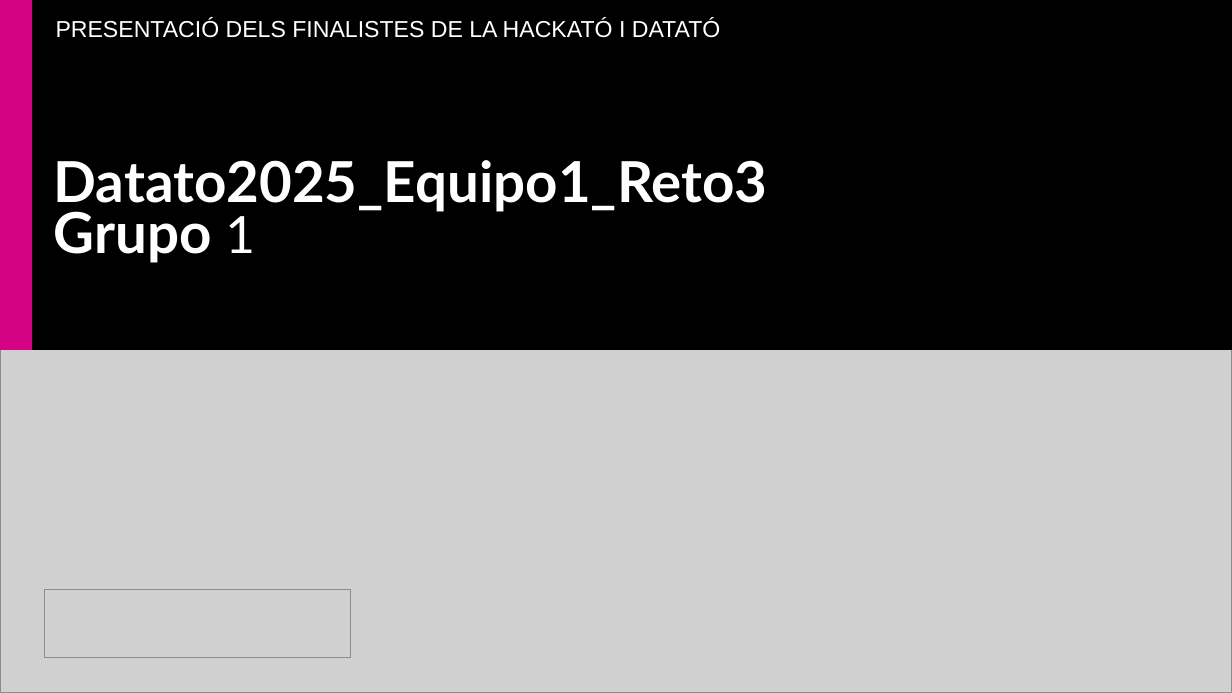
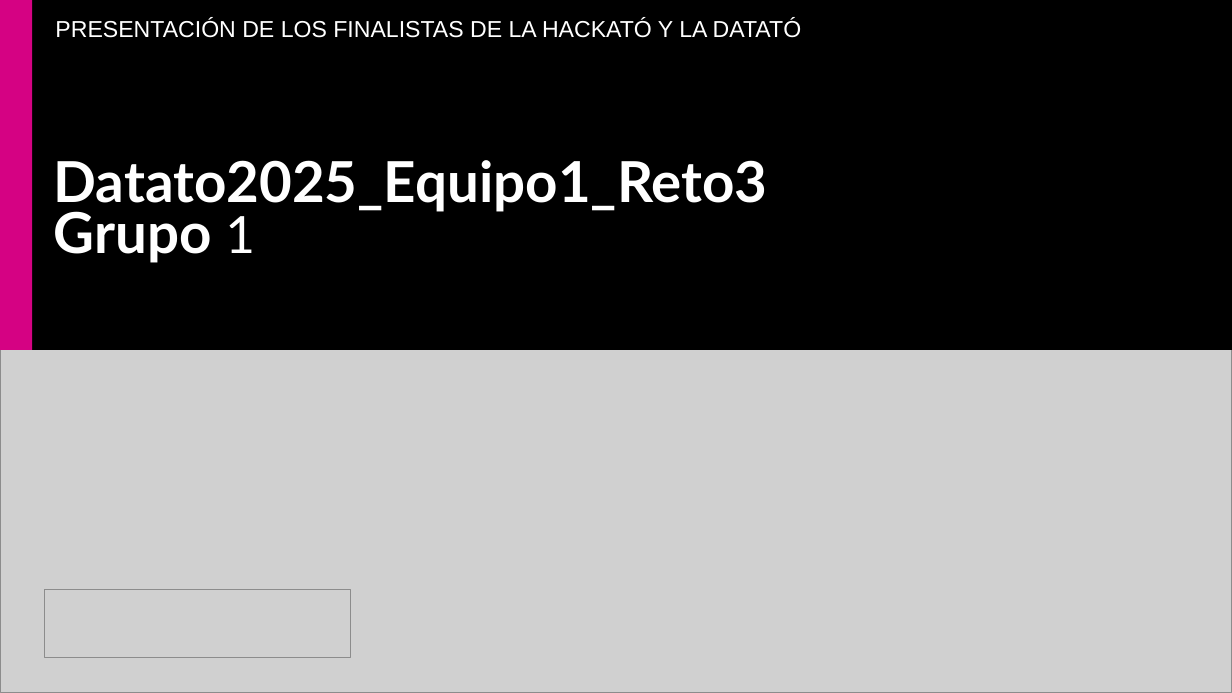
Before and after one commit to cvilafer/Datato_Equipo1_Reto3, a slide deck: slide 1 of Datato2025_Equipo1_Reto3.pptx. Drawn at 1232x693 pixels with LibreOffice and Linux fonts; fonts in the diff are those of the drawing; grey boxes stand for pictures; background and template pictures are left out. Boxes give left, top, right and bottom in pixels: in the first picture for what was removed or moved away, otherwise in the second. Text is boxed around its words. In the diff, an @@ line names an element or a change of style, - is before the commit and + after.

```diff
--- a/Datato2025_Equipo1_Reto3.pptx
+++ b/Datato2025_Equipo1_Reto3.pptx
@@ text at (55, 19, 801, 38): text changed @@
-PRESENTACIÓ DELS FINALISTES DE LA HACKATÓ I DATATÓ
+PRESENTACIÓN DE LOS FINALISTAS DE LA HACKATÓ Y LA DATATÓ
```
Also in this commit, not shown: 7 other slides changed.
